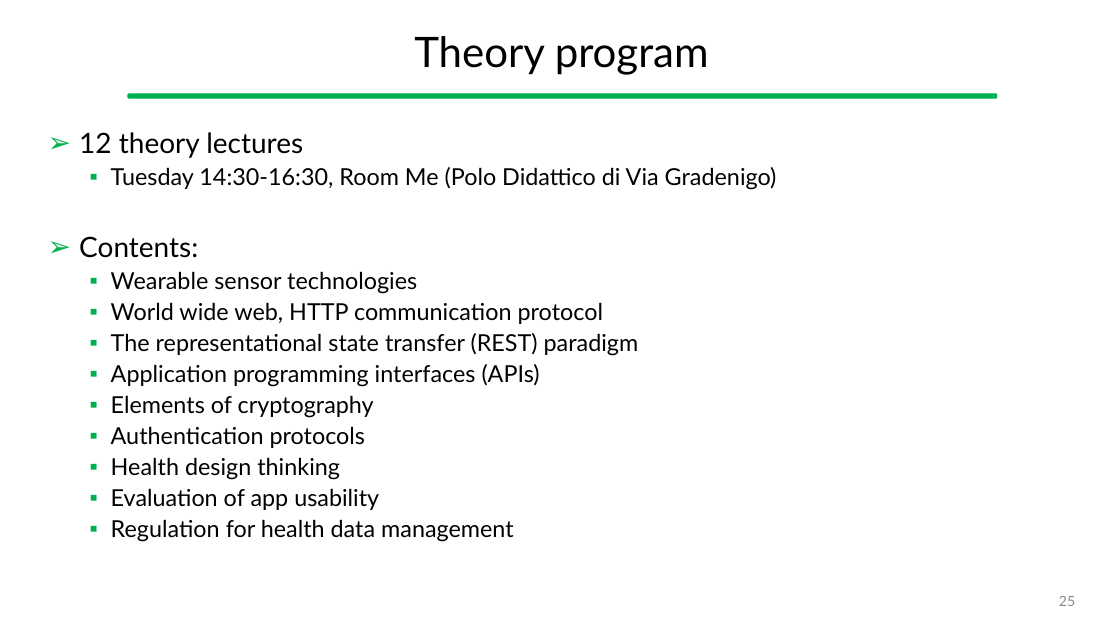
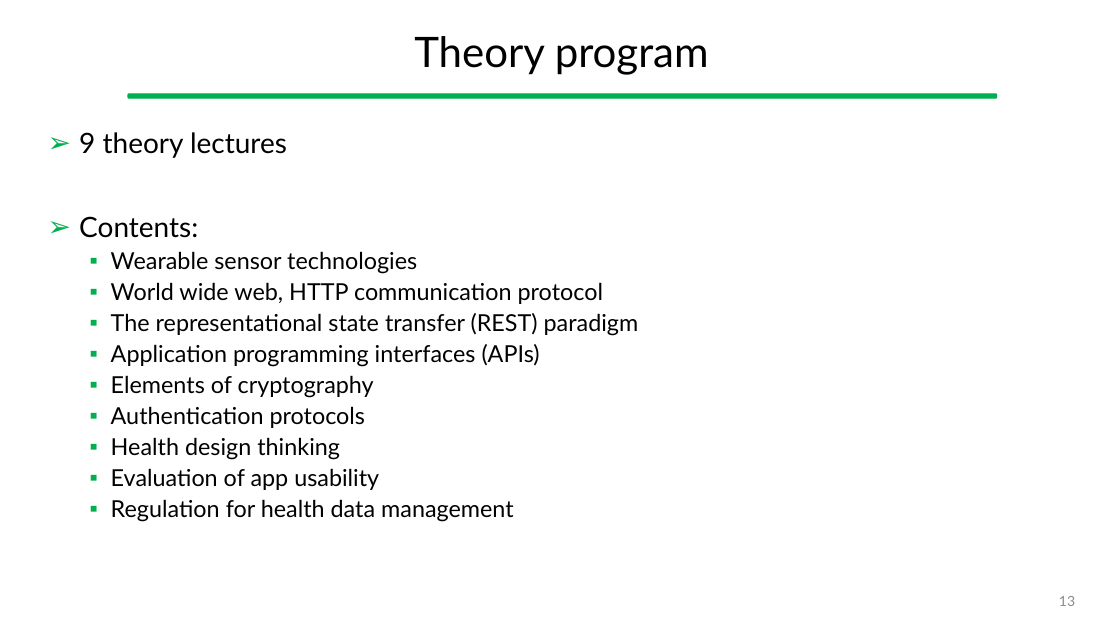
Before and after one commit to gcappon/bwthw, a slide deck: slide 13 of theory_01-course_introduction/theory_1-course_introduction.pptx (slide 25 before the commit). Drawn at 1120x630 pixels with LibreOffice and Linux fonts; fonts in the diff are those of the drawing. Boxes give left, top, right and bottom in pixels: in the first picture for what was removed or moved away, otherwise in the second. Text is boxed around its words. In the diff, an @@ line names an element or a change of style, - is before the commit and + after.

```diff
--- a/theory_01-course_introduction/theory_1-course_introduction.pptx
+++ b/theory_01-course_introduction/theory_1-course_introduction.pptx
@@ text at [79, 132, 287, 158]: text changed; size 20 to 24 pt @@
-➢ 12 theory lectures
-  ▪ Tuesday 14:30-16:30, Room Me (Polo Didattico di Via Gradenigo)
+➢ 9 theory lectures
@@ page number at [1059, 596, 1075, 606]: text changed @@
-25
+13
```
Also in this commit, not shown: 4 other slides changed, 14 slides removed, 13 other files.
